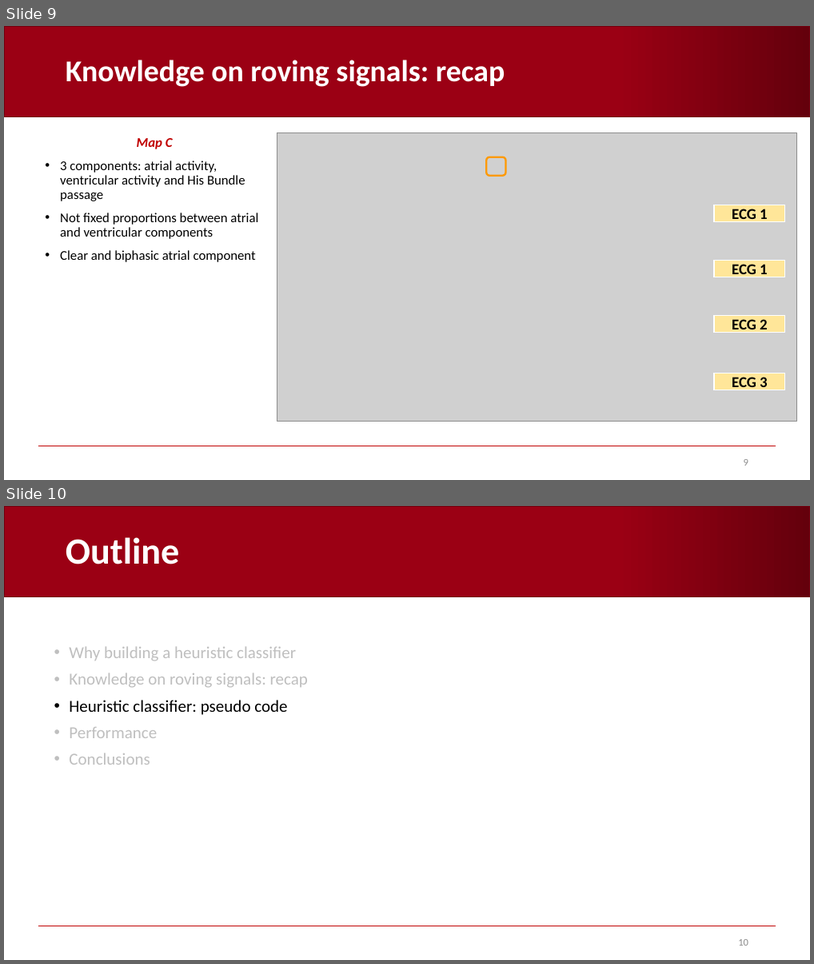
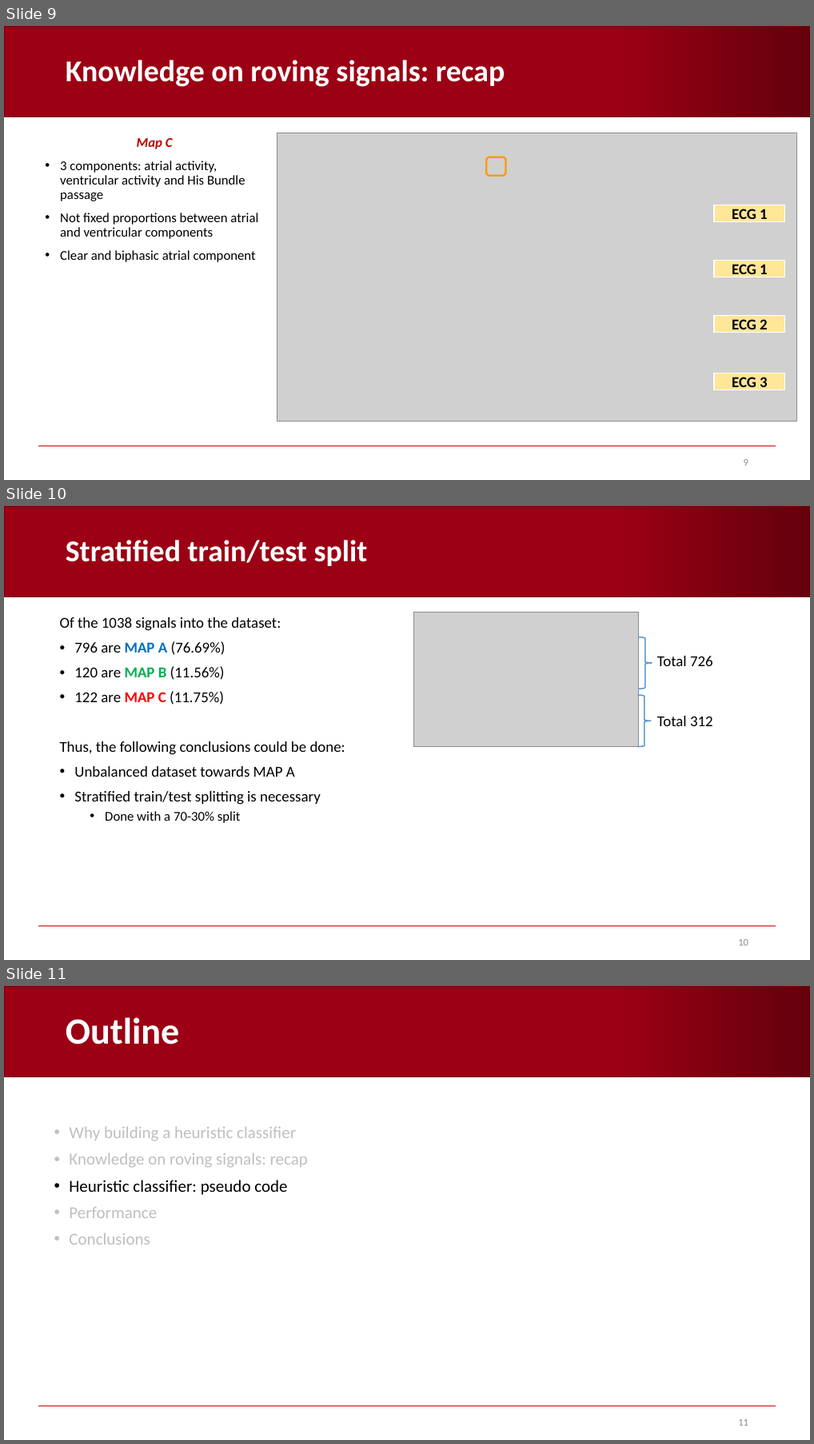
Before and after one commit to AndreaCorrado00/Tesi_magistrale_Corrado_Andrea, a slide deck: Documentation/5. Heuristic classifier.pptx. Shown one above the other, each under a label of ours: slides 9 and 10 before the commit, slides 9, 10 and 11 after it. The pictures are 814x964 and 814x1444 pixels, drawn with LibreOffice and Linux fonts; fonts in the diff are those of the drawing; grey boxes stand for pictures; background and template pictures are left out. Boxes give left, top, right and bottom in pixels: in the first picture for what was removed or moved away, otherwise in the second. Text is boxed around its words. In the diff, an @@ line names an element or a change of style, - is before the commit and + after.

```diff
--- a/Documentation/5. Heuristic classifier.pptx
+++ b/Documentation/5. Heuristic classifier.pptx
@@ slide 10 added at (4, 506, 810, 960), background #FFFFFF; not listed: 2 template elements that a slide beside it also shows @@
@@ title added at (66, 540, 368, 566), 36 pt, text #FFFFFF, bold @@
+Stratified train/test split
@@ text added at (60, 617, 346, 823), 18 pt, text #000000 @@
+Of the 1038 signals into the dataset:
+• 796 are MAP A (76.69%)
+• 120 are MAP B (11.56%)
+• 122 are MAP C (11.75%)
+Thus, the following conclusions could be done:
+• Unbalanced dataset towards MAP A
+• Stratified train/test splitting is necessary
+  • Done with a 70-30% split
@@ picture added at (414, 612, 639, 747) @@
@@ right brace added at (638, 637, 653, 688), outline #5B9BD5 1.5 pt @@
@@ rectangle added at (366, 650, 380, 660), fill #FFFFFF, outline #FFFFFF 1 pt @@
@@ text added at (658, 656, 714, 666), 18 pt, text #000000 @@
+Total 726
@@ right brace added at (638, 695, 652, 746), outline #5B9BD5 1.5 pt @@
@@ text added at (658, 716, 714, 726), 18 pt, text #000000 @@
+Total 312
@@ page number added at (738, 939, 749, 945), 12 pt, text #8C8C8C @@
+10
@@ what was slide 10 is now slide 11 @@
@@ page number at (738, 1419, 749, 1425): text changed @@
-10
+11
```
Also in this commit, not shown: 7 slides changed, 9 other slides added, 15 other files.
